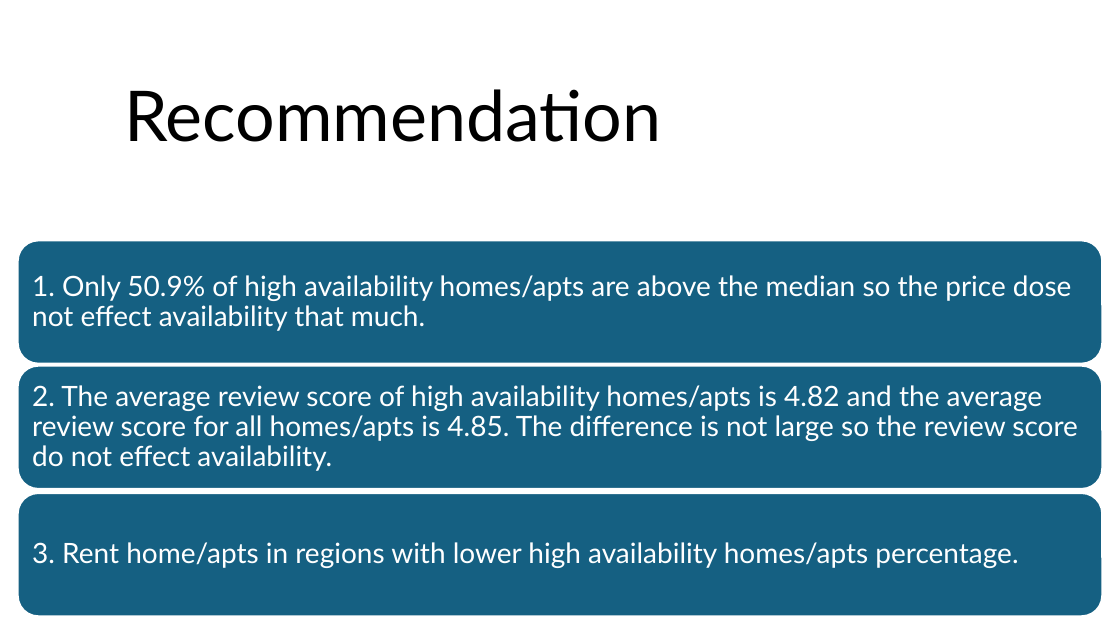
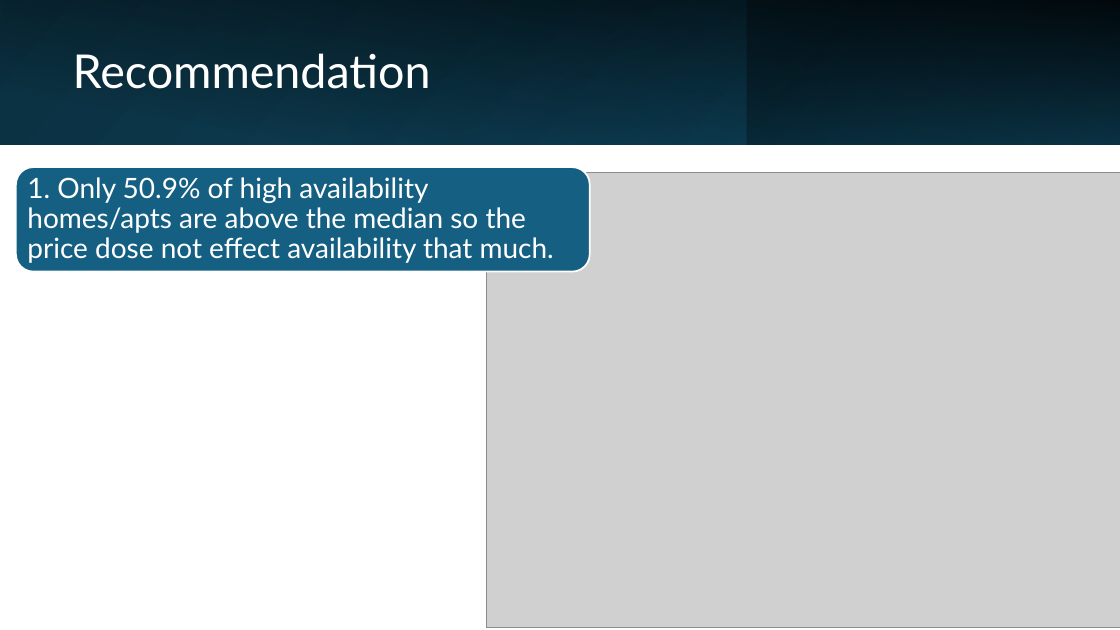
Before and after one commit to 0Murtadha/test-git, a slide deck: slide 4 of New Zealand airbnb dataset.pptx. Drawn at 1120x630 pixels with LibreOffice and Linux fonts; fonts in the diff are those of the drawing; grey boxes stand for pictures. Boxes give left, top, right and bottom in pixels: in the first picture for what was removed or moved away, otherwise in the second. Text is boxed around its words. In the diff, an @@ line names an element or a change of style, - is before the commit and + after.

```diff
--- a/New Zealand airbnb dataset.pptx
+++ b/New Zealand airbnb dataset.pptx
@@ rectangle added at [0, 0, 1120, 145], fill gradient #0B3041 to #104862 @@
@@ rectangle added at [0, 0, 1120, 145], fill gradient #000000 @@
@@ rectangle added at [351, 0, 747, 145], fill gradient #156082 to #0B3041 @@
@@ rectangle added at [747, 0, 1120, 145], fill gradient #0B3041 to #156082 @@
@@ title "Recommendation": place and size @@
-title "Recommendation" at [124, 89, 662, 142]
+title "Recommendation" at [73, 53, 431, 89]
@@ title "Recommendation" at [73, 53, 431, 89]: size 60 to 40 pt, text colour #000000 to #FFFFFF; vertical alignment bottom to middle @@
@@ rounded rectangle added at [16, 167, 590, 271], fill #156082, outline #FFFFFF 1.5 pt @@
@@ text "1. Only 50.9% of high ..." rewrapped from [32, 275, 1071, 331] to [27, 177, 554, 263] @@
@@ picture added at [486, 172, 1120, 628] @@
@@ group removed at [18, 240, 1102, 616]: 3 rounded rectangles, 2 texts @@
-2. The average review score of high availability homes/apts is 4.82 and the average review score for all homes/apts is 4.85. The difference is not large so the review score do not effect availability.
-3. Rent home/apts in regions with lower high availability homes/apts percentage.
```
Also in this commit, not shown: 2 slides added, 1 slide removed, 4 other files.
